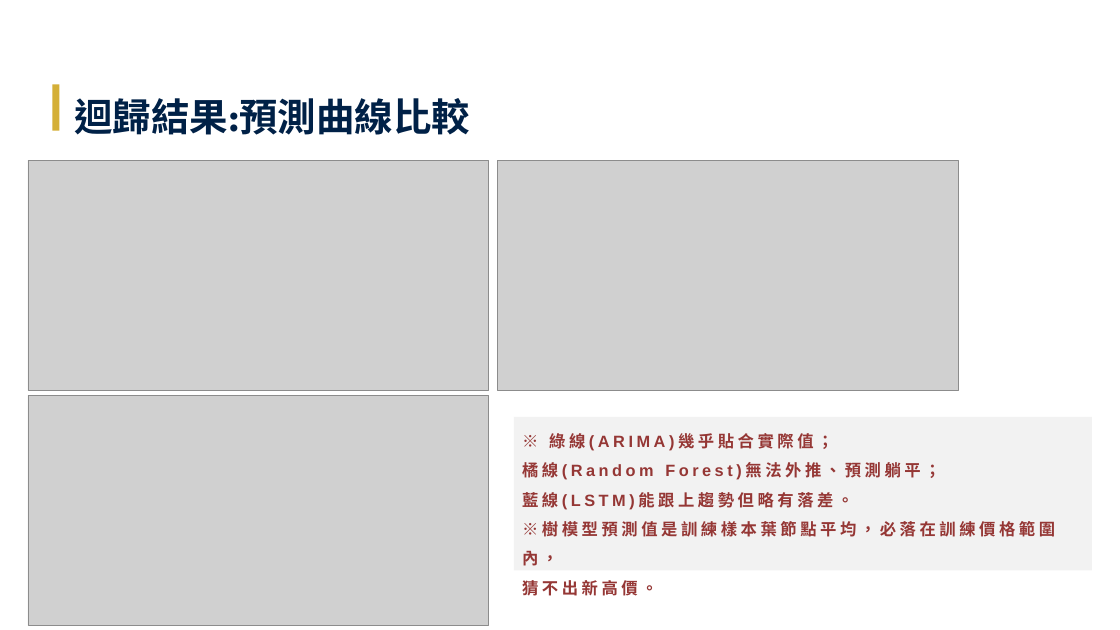
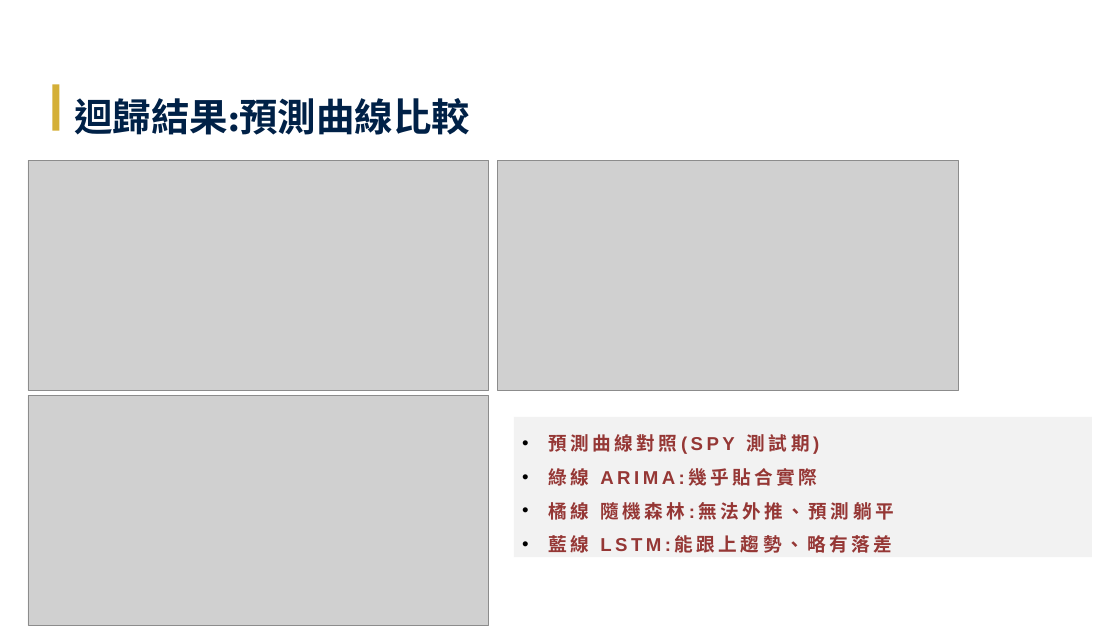
Before and after one commit to Tzu-Lin/ETF-AI-Project, a slide deck: slide 31 of 林子瑜-LLM_ETF_修訂九版_v20260628.pptx. Drawn at 1120x630 pixels with LibreOffice and Linux fonts; fonts in the diff are those of the drawing; grey boxes stand for pictures; background and template pictures are left out. Boxes give left, top, right and bottom in pixels: in the first picture for what was removed or moved away, otherwise in the second. Text is boxed around its words. In the diff, an @@ line names an element or a change of style, - is before the commit and + after.

```diff
--- a/林子瑜-LLM_ETF_修訂九版_v20260628.pptx
+++ b/林子瑜-LLM_ETF_修訂九版_v20260628.pptx
@@ rectangle "預測曲線對照(SPY 測試期)": place and size @@
-rectangle "預測曲線對照(SPY 測試期)" at [514, 417, 1092, 571]
+rectangle "預測曲線對照(SPY 測試期)" at [514, 417, 1092, 557]
@@ text in rectangle at [548, 434, 893, 553]: text changed; size 14 to 16 pt @@
-※ 綠線(ARIMA)幾乎貼合實際值；
-橘線(Random Forest)無法外推、預測躺平；
-藍線(LSTM)能跟上趨勢但略有落差。
-※樹模型預測值是訓練樣本葉節點平均，必落在訓練價格範圍內，
-猜不出新高價。
+• 預測曲線對照(SPY 測試期)
+• 綠線 ARIMA:幾乎貼合實際
+• 橘線 隨機森林:無法外推、預測躺平
+• 藍線 LSTM:能跟上趨勢、略有落差
```
Also in this commit, not shown: 3 other slides changed, 2 other files.
